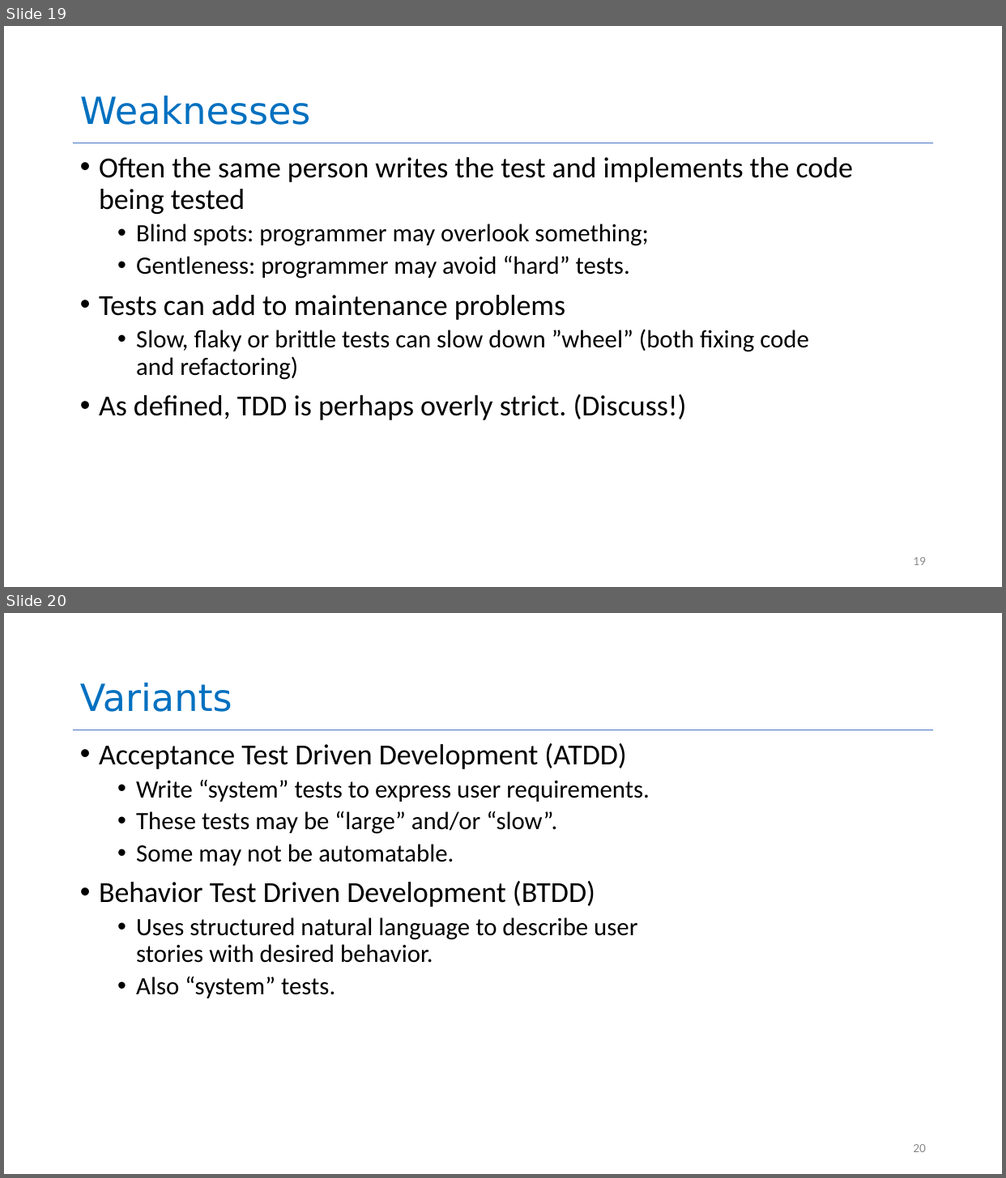
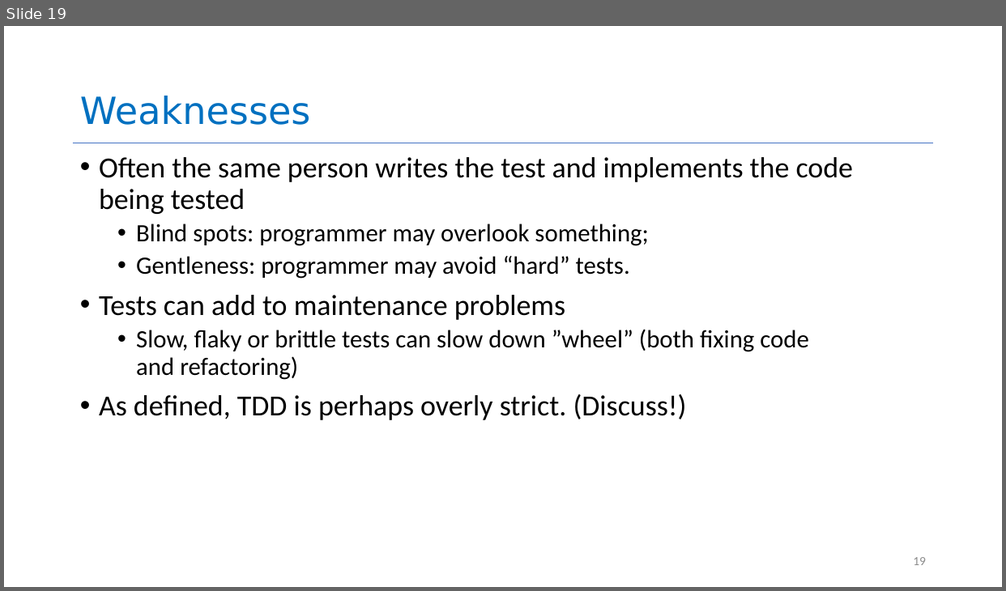
Before and after one commit to neu-se/CS4530-Spring-2022, a slide deck: Slides/Lesson 5.1 Introduction to Testing and TDD.pptx. Shown one above the other, each under a label of ours: slides 19 and 20 before the commit, slide 19 after it. The pictures are 1006x1178 and 1006x591 pixels, drawn with LibreOffice and Linux fonts; fonts in the diff are those of the drawing. Boxes give left, top, right and bottom in pixels: in the first picture for what was removed or moved away, otherwise in the second. Text is boxed around its words. In the diff, an @@ line names an element or a change of style, - is before the commit and + after.

```diff
--- a/Slides/Lesson 5.1 Introduction to Testing and TDD.pptx
+++ b/Slides/Lesson 5.1 Introduction to Testing and TDD.pptx
@@ slide 20 removed at (x1=4, y1=613, x2=1002, y2=1174), background #FFFFFF; not listed: 1 template element that a slide beside it also shows @@
@@ title removed at (x1=80, y1=683, x2=232, y2=712) @@
-Variants
@@ text removed at (x1=99, y1=743, x2=650, y2=999) @@
-• Acceptance Test Driven Development (ATDD)
-  • Write “system” tests to express user requirements.
-  • These tests may be “large” and/or “slow”.
-  • Some may not be automatable.
-• Behavior Test Driven Development (BTDD)
-  • Uses structured natural language to describe user stories with desired behavior.
-  • Also “system” tests.
@@ page number removed at (x1=913, y1=1144, x2=926, y2=1152) @@
-20
```
Also in this commit, not shown: 3 slides changed, 3 other files.
